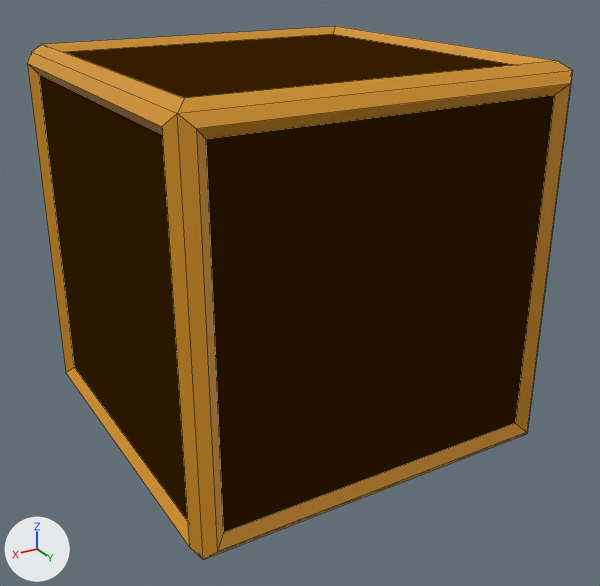
A saved change to the Blender file assets/items/roulette/itemroulette.blend.
Before and after are seen from a 50 mm lens placed at (2.16, 3.77, 1.58), pointed at (-0.03, 0.14, -0.24). Arrows for +X, +Y and +Z are at lower left; the lights stay in place. Mesh edges are drawn as thin lines.
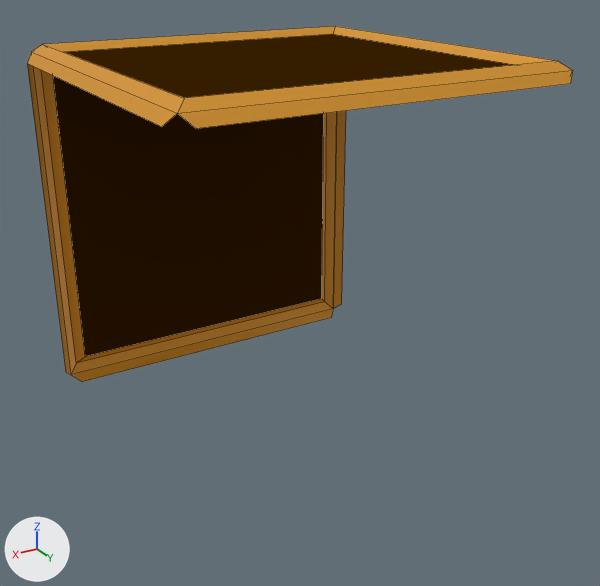
The change in detail:
me_plane is used by ob_plane; location (0.0, 0.0, 0.0).
me_plane had 64 vertices, 54 faces and spanned x -1.04..1.04, y -1.04..1.04, z -1.04..1.04.
me_plane now has 38 vertices, 24 faces and spans x -1.04..1.04, y -1.04..1.04, z -1.04..1.04.
Part 1, on me_plane:
26 vertices are removed from x -1.04..1.04, y -0.9..1.04, z -1.04..0.9.
30 faces are deleted.

Boxes [x1, y1, x2, y2] around the edits, measured in the pictures (600 x 586 px):
'Plane', reshaped (33% shorter): before [27, 26, 573, 560]; after [27, 26, 573, 382]
part 1 of me_plane, deleted (black): before [27, 63, 573, 560]
